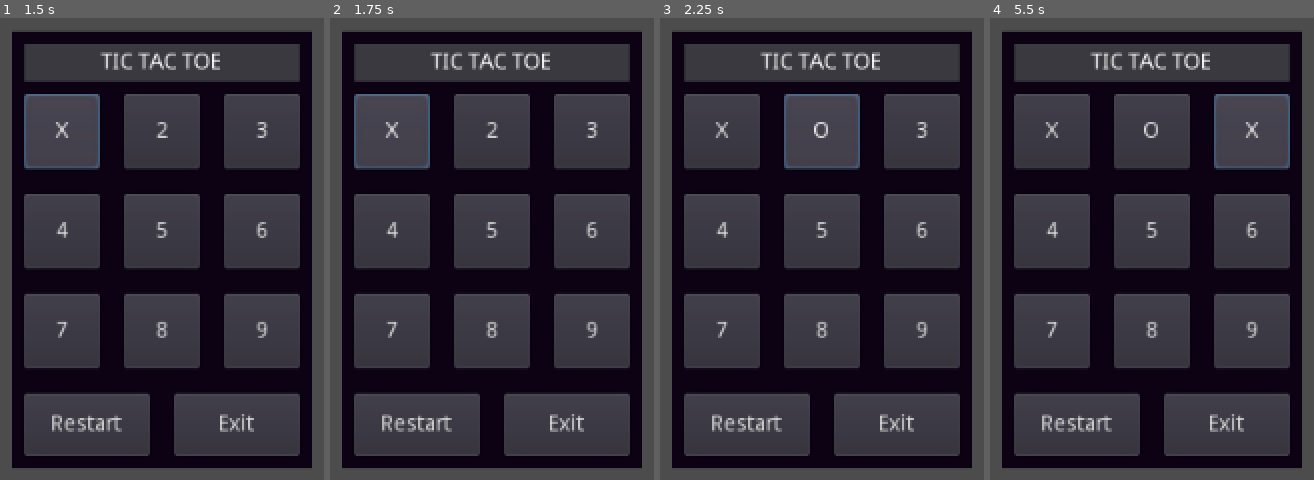
Above: before the commit, frames 1-4 (left to right).
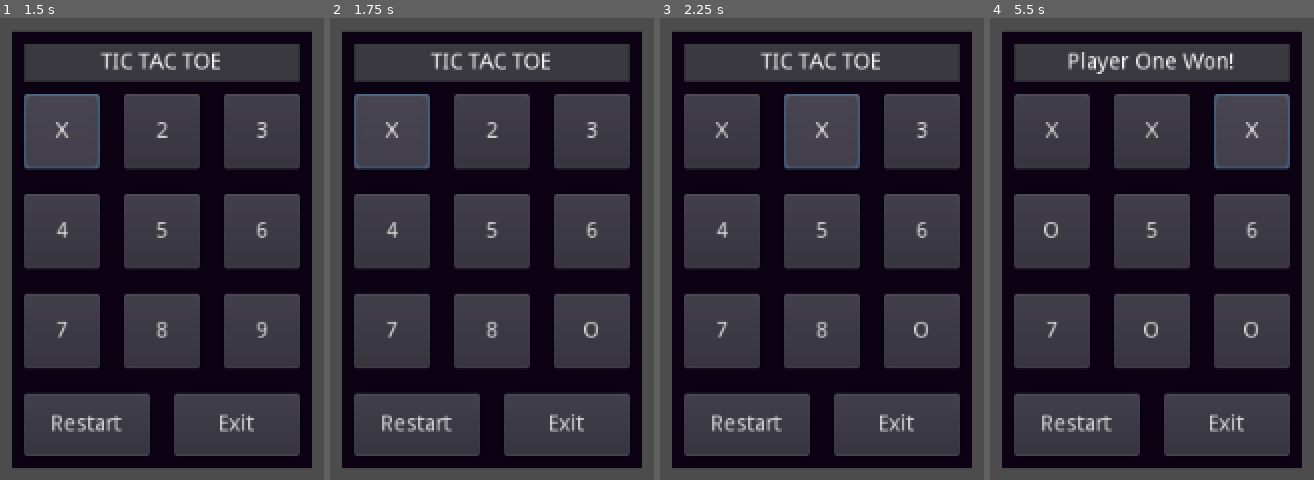
Above: after the commit, the same moments.

Repository: edmundlzen/path-to-chemistry
Game: Godot game, scene res://scenes/TicTacToe.tscn
Same seed, same stepped clock (60 frames per second), same inputs: the game is played once before the commit and once after it. The project has no main scene, so this scene is started directly.
Inputs:
- Up to frame 1 (1.5 s): click "1" at 0.5 s; click "X" at 1.25 s
- Up to frame 2 (1.75 s): no input
- Up to frame 3 (2.25 s): click "2" at 2 s
- Up to frame 4 (5.5 s): click "O" at 2.75 s; click "X" at 3.5 s; click "3" at 4.25 s; click "X" at 5 s

Frame 1 is identical in both runs. In frame 2, less than 0.1% of the frame differs, in the area x 78-83%, y 65-70%; in frame 3, 0.2%; in frame 4, 1.7%, in the area x 16-83%, y 7-70%.

Commit message:
Added AI & AI's choice delay timer for the Tic Tac Toe game

Diff:
--- a/godot-project/scenes/TicTacToe.tscn
+++ b/godot-project/scenes/TicTacToe.tscn
@@ -134,6 +134,8 @@
 __meta__ = {
 "_edit_use_anchors_": false
 }
+
+[node name="Timer" type="Timer" parent="."]
 [connection signal="pressed" from="ColorRect/Button1" to="." method="_on_Button1_pressed"]
 [connection signal="pressed" from="ColorRect/Button2" to="." method="_on_Button2_pressed"]
 [connection signal="pressed" from="ColorRect/Button3" to="." method="_on_Button3_pressed"]
@@ -145,3 +147,4 @@
 [connection signal="pressed" from="ColorRect/Button9" to="." method="_on_Button9_pressed"]
 [connection signal="pressed" from="ColorRect/ButtonRestart" to="." method="_on_ButtonRestart_pressed"]
 [connection signal="pressed" from="ColorRect/ButtonExit" to="." method="_on_ButtonExit_pressed"]
+[connection signal="timeout" from="Timer" to="." method="TimerTimeout"]
--- a/godot-project/scripts/TicTacToe.gd
+++ b/godot-project/scripts/TicTacToe.gd
@@ -8,7 +8,6 @@
 var AI = ['1','2','3','4','5','6','7','8','9']
 var player = '1'
 var moves = 0
-var random = str(randi()%AI.size())
 
 func check():
 	if (tt2['1'] == 'X' and tt2['2'] == 'X' and tt2['3'] == 'X'):
@@ -27,7 +26,7 @@
 		get_node("ColorRect/Title/Label").text = 'Player One Won!'
 	elif (tt2['3'] == 'X' and tt2['5'] == 'X' and tt2['7'] == 'X'):
 		get_node("ColorRect/Title/Label").text = 'Player One Won!'
-	if (tt2['1'] == 'O' and tt2['2'] == 'O' and tt2['3'] == 'O'):
+	elif (tt2['1'] == 'O' and tt2['2'] == 'O' and tt2['3'] == 'O'):
 		get_node("ColorRect/Title/Label").text = 'Player Two Won!!'
 	elif (tt2['4'] == 'O' and tt2['5'] == 'O' and tt2['6'] == 'O'):
 		get_node("ColorRect/Title/Label").text = 'Player Two Won!!'
@@ -46,116 +45,116 @@
 	elif (moves == 9):
 		get_node("ColorRect/Title/Label").text = 'Draw!!!'
 
+func AI_Move():
+	$Timer.set_wait_time(1)
+	$Timer.start()
+
 func _on_Button1_pressed():
 	if (tt2['1'] != 'X' and tt2['1'] != 'O'):
-		if (player == '1'):
-			tt2['1'] = 'X'
-			player = '2'
-		elif (player == '2'):
-			tt2['1'] = 'O'
-			player = '1'
+		tt2['1'] = 'X'
+		AI.erase('1')
+		player = '2'
 		moves += 1
 		get_node("ColorRect/Button1").text = tt2['1']
 		check()
+		AI_Move()
 
 func _on_Button2_pressed():
 	if (tt2['2'] != 'X' and tt2['2'] != 'O'):
-		if (player == '1'):
-			tt2['2'] = 'X'
-			player = '2'
-		elif (player == '2'):
-			tt2['2'] = 'O'
-			player = '1'
+		tt2['2'] = 'X'
+		AI.erase('2')
+		player = '2'
 		moves += 1
 		get_node("ColorRect/Button2").text = tt2['2']
 		check()
+		AI_Move()
 
 func _on_Button3_pressed():
 	if (tt2['3'] != 'X' and tt2['3'] != 'O'):
-		if (player == '1'):
-			tt2['3'] = 'X'
-			player = '2'
-		elif (player == '2'):
-			tt2['3'] = 'O'
-			player = '1'
+		tt2['3'] = 'X'
+		AI.erase('3')
+		player = '2'
 		moves += 1
 		get_node("ColorRect/Button3").text = tt2['3']
 		check()
+		AI_Move()
 
 func _on_Button4_pressed():
 	if (tt2['4'] != 'X' and tt2['4'] != 'O'):
-		if (player == '1'):
-			tt2['4'] = 'X'
-			player = '2'
-		elif (player == '2'):
-			tt2['4'] = 'O'
-			player = '1'
+		tt2['4'] = 'X'
+		AI.erase('4')
+		player = '2'
 		moves += 1
 		get_node("ColorRect/Button4").text = tt2['4']
 		check()
+		AI_Move()
 
 func _on_Button5_pressed():
 	if (tt2['5'] != 'X' and tt2['5'] != 'O'):
-		if (player == '1'):
-			tt2['5'] = 'X'
-			player = '2'
-		elif (player == '2'):
-			tt2['5'] = 'O'
-			player = '1'
+		tt2['5'] = 'X'
+		AI.erase('5')
+		player = '2'
 		moves += 1
 		get_node("ColorRect/Button5").text = tt2['5']
 		check()
+		AI_Move()
 
 func _on_Button6_pressed():
 	if (tt2['6'] != 'X' and tt2['6'] != 'O'):
-		if (player == '1'):
-			tt2['6'] = 'X'
-			player = '2'
-		elif (player == '2'):
-			tt2['6'] = 'O'
-			player = '1'
+		tt2['6'] = 'X'
+		AI.erase('6')
+		player = '2'
 		moves += 1
 		get_node("ColorRect/Button6").text = tt2['6']
 		check()
+		AI_Move()
 
 func _on_Button7_pressed():
 	if (tt2['7'] != 'X' and tt2['7'] != 'O'):
-		if (player == '1'):
-			tt2['7'] = 'X'
-			player = '2'
-		elif (player == '2'):
-			tt2['7'] = 'O'
-			player = '1'
+		tt2['7'] = 'X'
+		AI.erase('7')
+		player = '2'
 		moves += 1
 		get_node("ColorRect/Button7").text = tt2['7']
 		check()
+		AI_Move()
 
 func _on_Button8_pressed():
 	if (tt2['8'] != 'X' and tt2['8'] != 'O'):
-		if (player == '1'):
-			tt2['8'] = 'X'
-			player = '2'
-		elif (player == '2'):
-			tt2['8'] = 'O'
-			player = '1'
+		tt2['8'] = 'X'
+		AI.erase('8')
+		player = '2'
 		moves += 1
 		get_node("ColorRect/Button8").text = tt2['8']
 		check()
+		AI_Move()
 
 func _on_Button9_pressed():
 	if (tt2['9'] != 'X' and tt2['9'] != 'O'):
-		if (player == '1'):
-			tt2['9'] = 'X'
-			player = '2'
-		elif (player == '2'):
-			tt2['9'] = 'O'
-			player = '1'
+		tt2['9'] = 'X'
+		AI.erase('9')
+		player = '2'
 		moves += 1
 		get_node("ColorRect/Button9").text = tt2['9']
 		check()
+		AI_Move()
 
 func _on_ButtonRestart_pressed():
-	get_tree().change_scene("res://AR/TicTacToe.tscn")
+	get_tree().change_scene("res://scenes/TicTacToe.tscn")
 
 func _on_ButtonExit_pressed():
 	get_tree().quit()
+
+
+func TimerTimeout():
+	if AI.size() != 0:
+		var random = AI[randi() % AI.size()]
+		tt2[random] = 'O'
+		AI.erase(random)
+		player = '1'
+		moves += 1
+		get_node("ColorRect/Button"+random).text = tt2[random]
+		check()
+		$Timer.stop()
+	else:
+		pass
